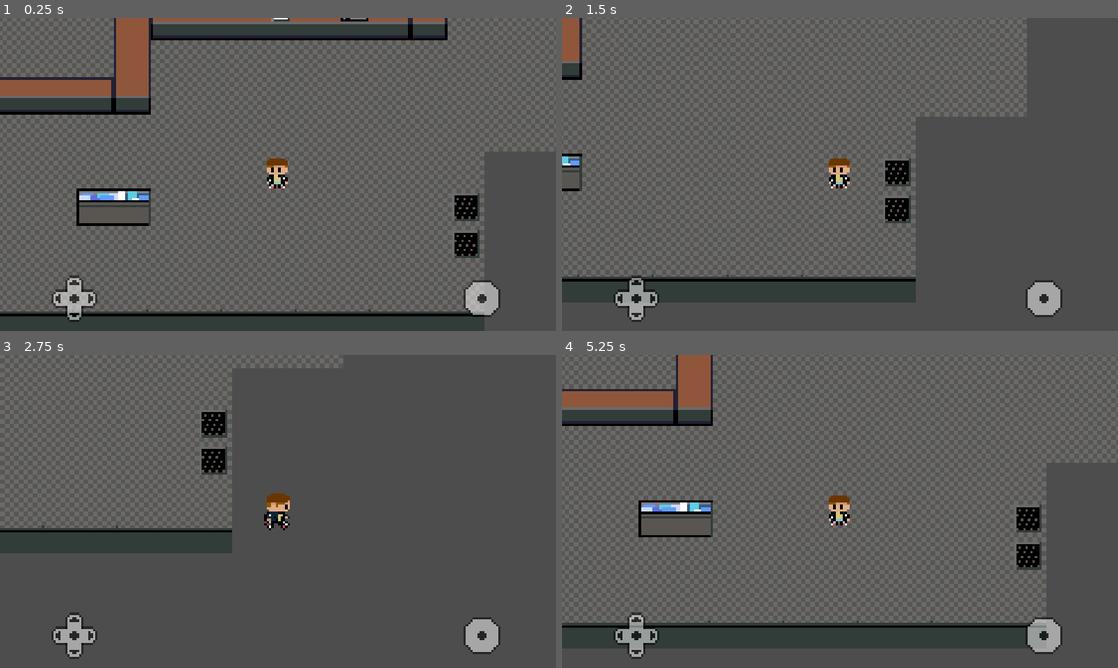
Above: before the commit, frames 1-4 (two rows, left to right).
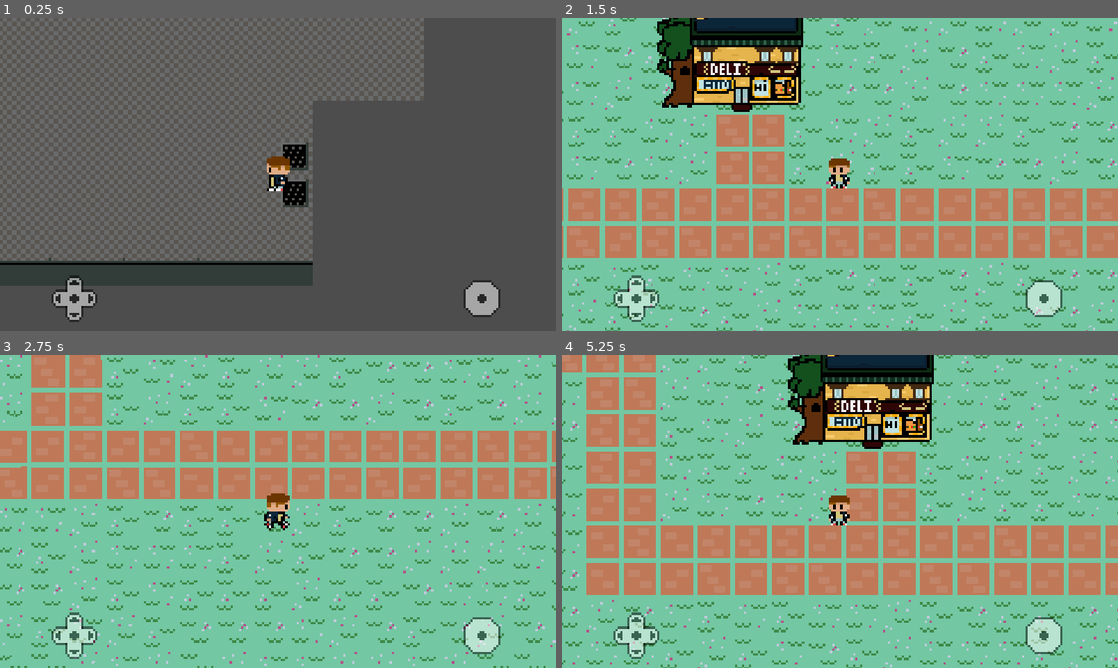
Above: after the commit, the same moments.

Repository: jmcgorey/locals_rpg
Game: Godot game, scene res://scenes/levels/diner_area.tscn
Two runs of this game, one before a commit and one after it. Both use one fixed random seed, a clock stepped at 60 frames per second and the inputs below.
Inputs:
- Up to frame 1 (0.25 s): no input
- Up to frame 2 (1.5 s): hold D (move_right) 0.53-1.28 s; hold E (interact) 0.53-1.28 s; hold S (move_down) from 1.28 s (still down); tap E (interact) at 1.35 s
- Up to frame 3 (2.75 s): release S (move_down) at 2.03 s; hold D (move_right) from 2.03 s (still down); hold E (interact) from 2.03 s (still down)
- Up to frame 4 (5.25 s): release D (move_right) at 2.78 s; release E (interact) at 2.78 s; hold W (move_up) 2.78-3.53 s; tap E (interact) at 2.85, 4.35 s; hold E (interact) 3.53-4.28 s; hold A (move_left) 3.53-5.03 s; hold S (move_down) from 5.03 s (still down); hold E (interact) from 5.03 s (still down)

The runs differ from the first frame. In frame 1, 36% of the frame differs, in the area x 0-100%, y 0-100%; in frame 2, 100%; in frame 3, 100%; in frame 4, 100%.

Commit message:
add level switching

Diff:
--- a/project.godot
+++ b/project.godot
@@ -18,6 +18,7 @@
 [autoload]
 
 InteractionManager="*res://scripts/interaction/interaction_manager.gd"
+LevelManager="*res://scripts/scene_management/level_manager.gd"
 
 [display]
 
--- /dev/null
+++ b/scenes/level_transitions/loading_zone.gd
@@ -0,0 +1,10 @@
+extends Area2D
+
+@export var target_level: String = 'new_level'
+@export var target_spawn_point: String = 'spawn_point'
+
+
+func _on_loading_zone_entered(player: Player) -> void:
+	if player is Player:
+		print('Player entered loading zone...')
+		LevelManager.change_level(target_level, target_spawn_point)
--- /dev/null
+++ b/scenes/level_transitions/loading_zone.tscn
@@ -0,0 +1,8 @@
+[gd_scene load_steps=2 format=3 uid="uid://bp24btyav5bet"]
+
+[ext_resource type="Script" uid="uid://ds6f66b2u233i" path="res://scenes/level_transitions/loading_zone.gd" id="1_mfk7x"]
+
+[node name="LoadingZone" type="Area2D"]
+script = ExtResource("1_mfk7x")
+
+[connection signal="body_entered" from="." to="." method="_on_loading_zone_entered"]
--- /dev/null
+++ b/scenes/level_transitions/spawn_point.gd
@@ -0,0 +1,4 @@
+class_name SpawnPoint extends Marker2D
+
+@export var spawn_point_name: String = 'spawn_point'
+@export var spawn_direction: Character.FACING_DIRECTION = Character.FACING_DIRECTION.FRONT
--- /dev/null
+++ b/scenes/level_transitions/spawn_point.tscn
@@ -0,0 +1,6 @@
+[gd_scene load_steps=2 format=3 uid="uid://c8j43pumkil1d"]
+
+[ext_resource type="Script" uid="uid://cxd2clpcpgd8" path="res://scenes/level_transitions/spawn_point.gd" id="1_6jqn0"]
+
+[node name="SpawnPoint" type="Marker2D"]
+script = ExtResource("1_6jqn0")
--- a/scenes/levels/diner_area.tscn
+++ b/scenes/levels/diner_area.tscn
@@ -1,8 +1,10 @@
-[gd_scene load_steps=64 format=4 uid="uid://qkd308dtfqwi"]
-
+[gd_scene load_steps=67 format=4 uid="uid://qkd308dtfqwi"]
+
+[ext_resource type="Script" uid="uid://bmn1sw524lom3" path="res://scenes/levels/scripts/level.gd" id="1_4mgwg"]
 [ext_resource type="Texture2D" uid="uid://m8x26ue1faqe" path="res://assets/images/world/diner_tiles_1.png" id="1_hsm8c"]
 [ext_resource type="PackedScene" uid="uid://2t1csv41dyot" path="res://scenes/interaction/menu_area.tscn" id="2_5snhd"]
-[ext_resource type="PackedScene" uid="uid://cjfkxoh812y6w" path="res://scenes/player/player.tscn" id="3_0kc20"]
+[ext_resource type="PackedScene" uid="uid://bp24btyav5bet" path="res://scenes/level_transitions/loading_zone.tscn" id="3_j35v7"]
+[ext_resource type="Script" uid="uid://cxd2clpcpgd8" path="res://scenes/level_transitions/spawn_point.gd" id="3_yh74d"]
 [ext_resource type="PackedScene" uid="uid://khfb5hbqb3ds" path="res://scenes/controls/hud.tscn" id="4_6qw5l"]
 [ext_resource type="PackedScene" uid="uid://cnr783urcmgmb" path="res://scenes/npc/npc.tscn" id="4_um344"]
 [ext_resource type="Texture2D" uid="uid://bw0h1vuj172kj" path="res://assets/images/characters/DeliOwner.png" id="5_g4nqy"]
@@ -68,6 +70,9 @@
 physics_layer_0/collision_layer = 2
 sources/0 = SubResource("TileSetAtlasSource_fdm7x")
 
+[sub_resource type="RectangleShape2D" id="RectangleShape2D_4mgwg"]
+size = Vector2(10, 26)
+
 [sub_resource type="AtlasTexture" id="AtlasTexture_j35v7"]
 atlas = ExtResource("5_g4nqy")
 region = Rect2(0, 48, 16, 16)
@@ -496,7 +501,9 @@
 [sub_resource type="RectangleShape2D" id="RectangleShape2D_pnev4"]
 size = Vector2(9, 7)
 
-[node name="DinerArea" type="Node2D"]
+[node name="DinerArea" type="Node2D" node_paths=PackedStringArray("initial_spawn_point")]
+script = ExtResource("1_4mgwg")
+initial_spawn_point = NodePath("SpawnPoints/initialSpawn")
 
 [node name="GroundTiles" type="TileMapLayer" parent="."]
 tile_map_data = PackedByteArray("AAAAAAAAAAAAAAMAAAAAAAEAAAAAAAMAAAAAAAIAAAAAAAMAAAAAAAMAAAAAAAMAAAAAAAQAAAAAAAMAAAAAAA …(3632 unchanged characters)…
@@ -506,8 +513,27 @@
 tile_map_data = PackedByteArray("AAAAAAAAAAABAAMAAAAAAAEAAAABAAMAAAAAAAMAAAABAAMAAAAAAAQAAAABAAMAAAAAAAYAAAAAAAAAAAABAA …(816 unchanged characters)…
 tile_set = SubResource("TileSet_nfkdu")
 
-[node name="MenuArea" parent="." instance=ExtResource("2_5snhd")]
+[node name="SpawnPoints" type="Node" parent="."]
+
+[node name="initialSpawn" type="Marker2D" parent="SpawnPoints"]
+position = Vector2(241, 160)
+script = ExtResource("3_yh74d")
+spawn_direction = 3
+metadata/_custom_type_script = "uid://cxd2clpcpgd8"
+
+[node name="Areas" type="Node" parent="."]
+
+[node name="MenuArea" parent="Areas" instance=ExtResource("2_5snhd")]
 position = Vector2(168, 68)
+
+[node name="DeliExitLoadingZone" parent="Areas" instance=ExtResource("3_j35v7")]
+target_level = "diner_overworld"
+target_spawn_point = "deli_exit"
+
+[node name="CollisionShape2D" type="CollisionShape2D" parent="Areas/DeliExitLoadingZone"]
+position = Vector2(261, 160)
+shape = SubResource("RectangleShape2D_4mgwg")
+debug_color = Color(0.491898, 0.274095, 0.90822, 0.42)
 
 [node name="NPCs" type="Node" parent="."]
 
@@ -540,9 +566,4 @@
 position = Vector2(-0.5, 3.5)
 shape = SubResource("RectangleShape2D_pnev4")
 
-[node name="Player" parent="." instance=ExtResource("3_0kc20")]
-z_index = 1
-position = Vector2(167, 138)
-collision_mask = 3
-
 [node name="HUD" parent="." instance=ExtResource("4_6qw5l")]
--- a/scenes/levels/diner_overworld.tscn
+++ b/scenes/levels/diner_overworld.tscn
@@ -1,10 +1,13 @@
-[gd_scene load_steps=10 format=4 uid="uid://db2v13w25iy6g"]
+[gd_scene load_steps=14 format=4 uid="uid://db2v13w25iy6g"]
 
 [ext_resource type="Texture2D" uid="uid://bff0qwrl4v2hg" path="res://assets/images/world/starter_outside_tileset.png" id="1_ir7ua"]
-[ext_resource type="PackedScene" uid="uid://cjfkxoh812y6w" path="res://scenes/player/player.tscn" id="2_hxrqa"]
+[ext_resource type="Script" uid="uid://bmn1sw524lom3" path="res://scenes/levels/scripts/level.gd" id="1_tur6a"]
 [ext_resource type="Texture2D" uid="uid://dtr2mumaysyf7" path="res://assets/images/set_pieces/The_Big_Rock.png" id="3_trcsm"]
 [ext_resource type="Texture2D" uid="uid://cx5gi21p3gwmw" path="res://assets/images/set_pieces/Gold_Deli.png" id="4_p0erp"]
+[ext_resource type="PackedScene" uid="uid://c8j43pumkil1d" path="res://scenes/level_transitions/spawn_point.tscn" id="4_t0bfn"]
 [ext_resource type="PackedScene" uid="uid://khfb5hbqb3ds" path="res://scenes/controls/hud.tscn" id="5_bi0wy"]
+[ext_resource type="Script" uid="uid://cxd2clpcpgd8" path="res://scenes/level_transitions/spawn_point.gd" id="6_md64i"]
+[ext_resource type="PackedScene" uid="uid://bp24btyav5bet" path="res://scenes/level_transitions/loading_zone.tscn" id="7_tur6a"]
 
 [sub_resource type="TileSetAtlasSource" id="TileSetAtlasSource_wcwqp"]
 texture = ExtResource("1_ir7ua")
@@ -162,7 +165,12 @@
 [sub_resource type="RectangleShape2D" id="RectangleShape2D_i222j"]
 size = Vector2(64, 42)
 
-[node name="DinerOverworld" type="Node2D"]
+[sub_resource type="RectangleShape2D" id="RectangleShape2D_md64i"]
+size = Vector2(11, 12)
+
+[node name="DinerOverworld" type="Node2D" node_paths=PackedStringArray("initial_spawn_point")]
+script = ExtResource("1_tur6a")
+initial_spawn_point = NodePath("SpawnPoints/initialSpawn")
 
 [node name="GroundTiles" type="TileMapLayer" parent="."]
 tile_map_data = PackedByteArray("AAAtABsAAQAAAAIAAAAtABoAAQACAAIAAAAtABkAAQABAAIAAAAtABgAAQADAAIAAAAtABcAAQAAAAIAAAAtAB …(20528 unchanged characters)…
@@ -192,8 +200,27 @@
 position = Vector2(0, 5)
 shape = SubResource("RectangleShape2D_i222j")
 
-[node name="Player" parent="." instance=ExtResource("2_hxrqa")]
-z_index = 1
-position = Vector2(240, 184)
+[node name="SpawnPoints" type="Node" parent="."]
+
+[node name="deli_exit" parent="SpawnPoints" instance=ExtResource("4_t0bfn")]
+position = Vector2(411, 284)
+spawn_point_name = "deli_exit"
+
+[node name="initialSpawn" type="Marker2D" parent="SpawnPoints"]
+position = Vector2(248, 215)
+script = ExtResource("6_md64i")
+metadata/_custom_type_script = "uid://cxd2clpcpgd8"
+
+[node name="Areas" type="Node" parent="."]
+
+[node name="DinerEntryZone" parent="Areas" instance=ExtResource("7_tur6a")]
+position = Vector2(413, 263)
+target_level = "diner_area"
+target_spawn_point = "initialSpawn"
+
+[node name="CollisionShape2D" type="CollisionShape2D" parent="Areas/DinerEntryZone"]
+position = Vector2(-0.5, 3)
+shape = SubResource("RectangleShape2D_md64i")
+debug_color = Color(0.659537, 0.319924, 1, 0.42)
 
 [node name="HUD" parent="." instance=ExtResource("5_bi0wy")]
--- /dev/null
+++ b/scenes/levels/scripts/level.gd
@@ -0,0 +1,28 @@
+class_name Level extends Node
+
+const PLAYER = preload("res://scenes/player/player.tscn")
+
+@export var initial_spawn_point: SpawnPoint
+
+func _ready() -> void:
+	var player_pos = Vector2.ZERO
+	var facing_direction: Character.FACING_DIRECTION
+	if LevelManager.has_target_spawn_point():
+		var target_spawn = get_spawn_point(LevelManager.target_spawn_point)
+		player_pos = target_spawn.global_position
+		facing_direction = target_spawn.spawn_direction
+	else:
+		player_pos = initial_spawn_point.global_position
+		facing_direction = initial_spawn_point.spawn_direction
+
+	create_player(player_pos, facing_direction)
+
+func get_spawn_point(spawn_point_name: String) -> SpawnPoint:
+	return get_node("SpawnPoints/" + spawn_point_name)
+
+func create_player(pos: Vector2, facing_direction: Character.FACING_DIRECTION) -> void:
+	var new_player = PLAYER.instantiate()
+	new_player.global_position = pos
+	new_player.z_index = 1
+	new_player.set_direction(facing_direction)
+	add_child(new_player)
--- /dev/null
+++ b/scripts/scene_management/level_manager.gd
@@ -0,0 +1,26 @@
+extends Node
+
+var target_spawn_point: String
+
+func change_level(level_name: String, spawn_point_name: String) -> void:
+
+	# Save the spawn point name so the level can reference it onReady
+	target_spawn_point = spawn_point_name
+
+	# Load in the new level
+	_load_level(level_name)
+
+func _load_level(level_name: String) -> void:
+	print('Loading level: ' + level_name)
+
+	get_tree().paused = true
+
+	var full_level_name = 'scenes/levels/' + level_name + '.tscn'
+	get_tree().call_deferred('change_scene_to_file', full_level_name)
+
+	await get_tree().process_frame # wait for next frame to finish
+
+	get_tree().paused = false
+
+func has_target_spawn_point() -> bool:
+	return target_spawn_point && target_spawn_point != ''
Not shown, added: scenes/level_transitions/loading_zone.gd.uid
Not shown, added: scenes/level_transitions/spawn_point.gd.uid
Not shown, added: scenes/levels/scripts/level.gd.uid
Not shown, added: scripts/scene_management/level_manager.gd.uid
